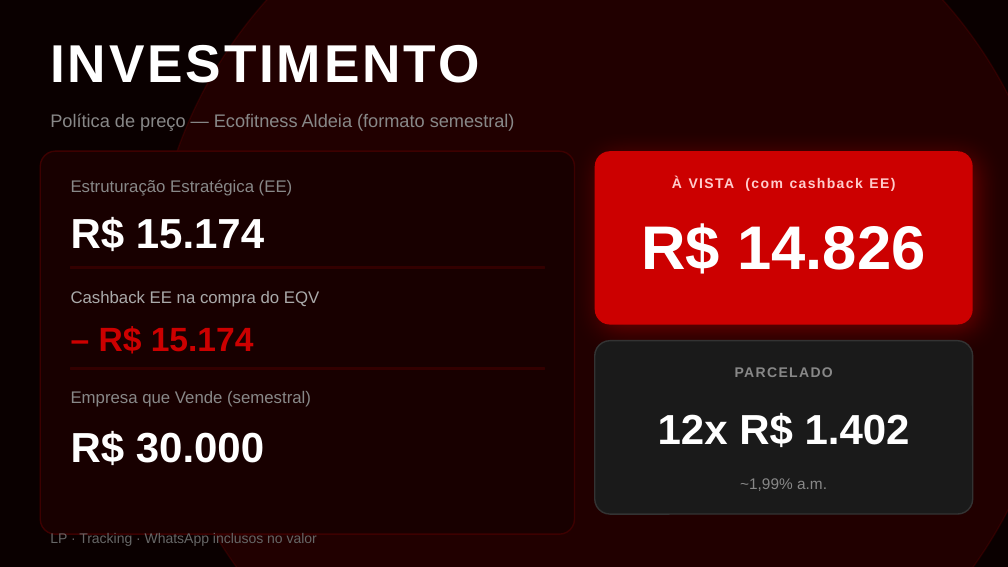
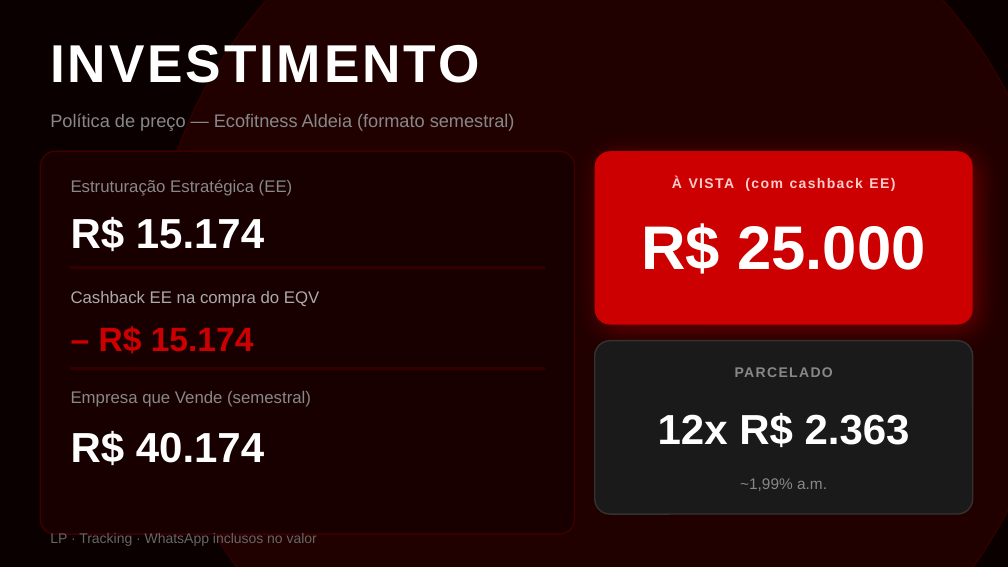
Before and after one commit to sarapizzico-hue/Sara, a slide deck: slide 10 of EQV-Ecofitness-Aldeia.pptx. Drawn at 1008x567 pixels with LibreOffice and Linux fonts; fonts in the diff are those of the drawing. Boxes give left, top, right and bottom in pixels: in the first picture for what was removed or moved away, otherwise in the second. Text is boxed around its words. In the diff, an @@ line names an element or a change of style, - is before the commit and + after.

```diff
--- a/EQV-Ecofitness-Aldeia.pptx
+++ b/EQV-Ecofitness-Aldeia.pptx
@@ text at [641, 223, 925, 274]: text changed @@
-R$ 14.826
+R$ 25.000
@@ text at [658, 413, 910, 447]: text changed @@
-12x R$ 1.402
+12x R$ 2.363
@@ text at [71, 431, 264, 465]: text changed @@
-R$ 30.000
+R$ 40.174
```
